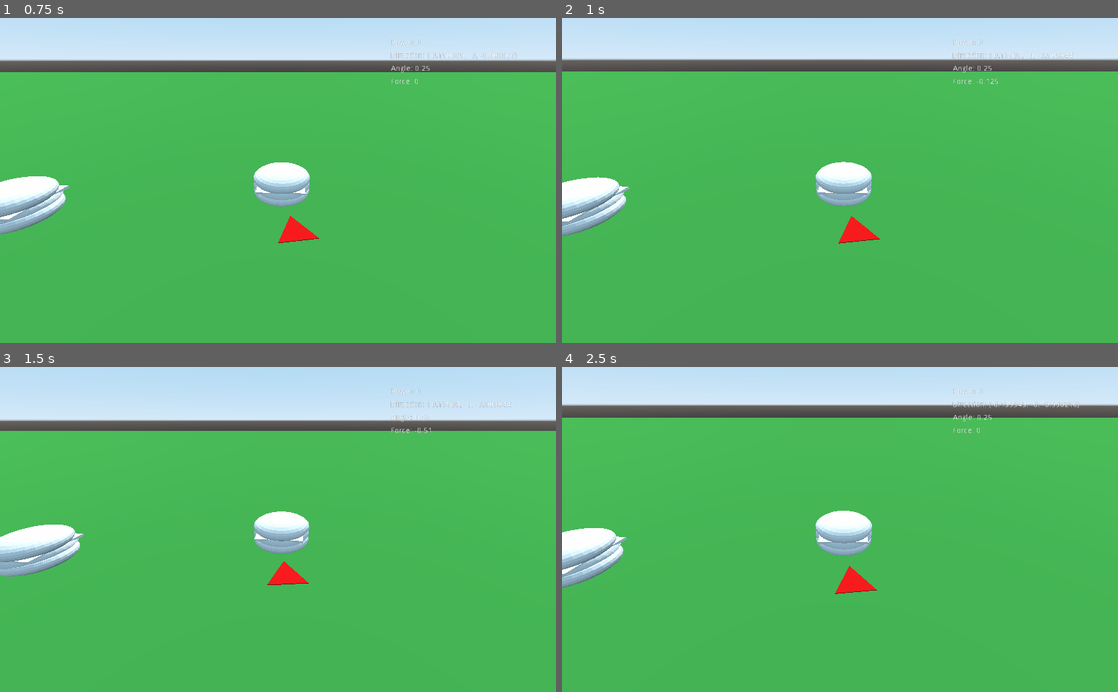
Above: before the commit, frames 1-4 (two rows, left to right).
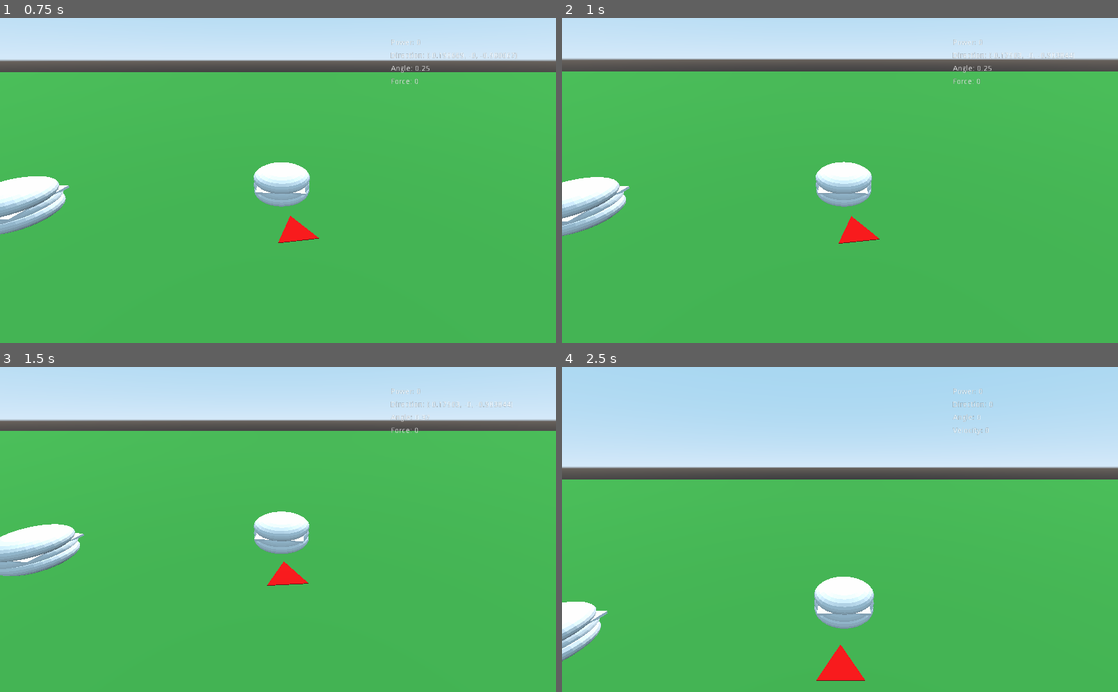
Above: after the commit, the same moments.

Repository: rowanburnett/burger-golf
Game: Godot game, scene res://Main.tscn
Two runs of this game, one before a commit and one after it. Both use one fixed random seed, a clock stepped at 60 frames per second and the inputs below.
Inputs (mouse positions are in pixels of both pictures, inside the frame that each line leads up to):
- Up to frame 1 (0.75 s): tap Enter (ui_accept) at 0.5 s; move the mouse to (400, 164) at 0.52 s; hold Right (RIGHT) from 0.53 s (still down); hold Space (hit_ball, bound only after the commit) from 0.53 s (still down)
- Up to frame 2 (1 s): keep holding Right (RIGHT); keep holding Space (hit_ball, bound only after the commit); tap Enter (ui_accept) at 0.77 s; click (962, 164) at 0.8 s
- Up to frame 3 (1.5 s): tap Enter (ui_accept) at 1.07 s; move the mouse to (166, 545) at 1.27 s; release Right (RIGHT) at 1.28 s; release Space (hit_ball, bound only after the commit) at 1.28 s; hold Down (DOWN) from 1.28 s (still down); click (166, 545) at 1.35 s
- Up to frame 4 (2.5 s): tap Enter (ui_accept) at 1.52, 1.55, 1.82 s; move the mouse to (895, 458) at 2.02 s; release Down (DOWN) at 2.03 s; hold Right (RIGHT) from 2.03 s (still down); hold Enter (ui_accept) from 2.03 s (still down); tap Space (hit_ball, bound only after the commit) at 2.3 s

Frame 1 is identical in both runs. In frame 2, 0.6% of the frame differs, in the area x 0-100%, y 12-70%; in frame 3, 0.2%; in frame 4, 36%, in the area x 0-100%, y 3-97%.

Commit message:
Add state manager, switch to power bar

Diff:
--- a/Burger Golf/Burger.gd
+++ b/Burger Golf/Burger.gd
@@ -34,3 +34,9 @@
 
 	else:
 		set_max_contacts_reported(0)
+
+
+
+func _on_StateManager_state_changed(new_state):
+	var is_aiming = new_state == StateManager.State.AIMING
+	arrow.visible = is_aiming
--- a/Burger Golf/Main.gd
+++ b/Burger Golf/Main.gd
@@ -1,4 +1,10 @@
 extends Node
+
+# Whether the power bar is going up or down currently
+enum PowerDirection {
+	INCREASING,
+	DECREASING
+}
 
 var power = 0
 var direction = 0
@@ -7,6 +13,9 @@
 var x_angle = 0.25
 var y_angle = 0.25
 
+var power_direction = PowerDirection.INCREASING
+
+onready var stateManager: StateManager = get_node("StateManager")
 onready var burger = get_node("Burger")
 onready var powerLabel = get_node("Control/PowerLabel")
 onready var directionLabel = get_node("Control/DirectionLabel")
@@ -14,21 +23,35 @@
 onready var camera = get_node("BurgerCamera")
 onready var velocityLabel = get_node("Control/VelocityLabel")
 onready var angleLabel = get_node("Control/AngleLabel")
+onready var power_bar = get_node("Control/PowerBar")
+
+func _ready():
+	stateManager.state = StateManager.State.AIMING
 
 func _process(delta):
+	if stateManager.state == StateManager.State.AIMING:
+		aiming(delta);
+	elif stateManager.state == StateManager.State.POWER:
+		power(delta);
+	elif stateManager.state == StateManager.State.WATCHING:
+		watching(delta);
+
+	powerLabel.text = "Power: %s" % power
+	directionLabel.text = "Direction: %s" % direction
+	angleLabel.text = "Angle: %s" % x_angle
+	velocityLabel.text = "Force: %s" % burger.forces[0]
+
+
+	if Input.is_action_pressed("ui_accept"):
+		get_tree().reload_current_scene()
+
+func aiming(delta):
 	if Input.is_action_pressed("LEFT"):
 		arrow.rotate_y(-0.02)
 	if Input.is_action_pressed("RIGHT"):
 		arrow.rotate_y(0.02)
 
 	direction = -arrow.get_global_transform().basis.z
-
-	if Input.is_action_pressed("hit_ball"):
-		if power > -100:
-			power -= 1
-	else:
-		if power < 0:
-			power += 1
 
 	if Input.is_action_pressed("UP"):
 		if y_angle <= 0.5:
@@ -39,15 +62,34 @@
 			x_angle += 0.01
 			y_angle -= 0.01
 
-	powerLabel.text = "Power: %s" % (power / -1)
-	directionLabel.text = "Direction: %s" % direction
-	angleLabel.text = "Angle: %s" % x_angle
-	velocityLabel.text = "Force: %s" % burger.forces[0]
+	if Input.is_action_just_pressed("hit_ball"):
+		stateManager.state = StateManager.State.POWER
 
-	if Input.is_action_just_released("hit_ball"):
-		x_force = (x_angle * power) / 2
-		y_force = ((y_angle * power) / -1) / 2
+func power(delta):
+	if Input.is_action_just_pressed("hit_ball"):
+		x_force = (x_angle * -power) / 2
+		y_force = ((y_angle * -power) / -1) / 2
 		burger.launch(x_force, y_force)
+		stateManager.state = StateManager.State.WATCHING
+		power_direction = PowerDirection.INCREASING
+		power = 0
 
-	if Input.is_action_pressed("ui_accept"):
-		get_tree().reload_current_scene()
+	if power_direction == PowerDirection.INCREASING:
+		power += 1
+		if power == 100:
+			power_direction = PowerDirection.DECREASING
+	else:
+		power -= 1
+		if power == 0:
+			power_direction = PowerDirection.INCREASING
+	power_bar.tell_power(power)
+
+
+func watching(delta):
+	# TODO idk if this method is robust to stuff like conveyer belts.
+	#   Also we should probably check it stays static a few frames I guess
+	#   It tends to detect it is not moving just before it does a bounce
+	var stationaryTolerance = 0.005;
+	var is_moving = burger.linear_velocity.length() > stationaryTolerance;
+	if not is_moving:
+		stateManager.state = StateManager.State.AIMING
--- a/Burger Golf/Main.tscn
+++ b/Burger Golf/Main.tscn
@@ -6,6 +6,8 @@
 [ext_resource path="res://Main.gd" type="Script" id=4]
 [ext_resource path="res://OnionRing.tscn" type="PackedScene" id=5]
 [ext_resource path="res://Ground.gd" type="Script" id=6]
+[ext_resource path="res://StateManager.gd" type="Script" id=7]
+[ext_resource path="res://PowerBar.gd" type="Script" id=8]
 
 [sub_resource type="PhysicsMaterial" id=6]
 friction = 0.5
@@ -69,6 +71,24 @@
 margin_bottom = 125.0
 text = "Velocity: 0"
 
+[node name="PowerBar" type="Control" parent="Control"]
+margin_right = 40.0
+margin_bottom = 40.0
+script = ExtResource( 8 )
+
+[node name="Background" type="ColorRect" parent="Control/PowerBar"]
+margin_left = 294.0
+margin_top = 483.0
+margin_right = 711.0
+margin_bottom = 523.0
+color = Color( 0, 0, 0, 1 )
+
+[node name="Foreground" type="ColorRect" parent="Control/PowerBar"]
+margin_left = 294.0
+margin_top = 483.0
+margin_right = 711.0
+margin_bottom = 523.0
+
 [node name="Ground" type="CSGBox" parent="."]
 transform = Transform( 1, 0, 0, 0, 1, 0, 0, 0, 1, 0, -2.83464, 0 )
 material_override = SubResource( 8 )
@@ -101,5 +121,15 @@
 [node name="OnionRing" parent="." instance=ExtResource( 5 )]
 transform = Transform( 0.0021642, -0.999998, 0, 0.999998, 0.0021642, 0, 0, 0, 1, 0, 2.70885, 0 )
 
+[node name="CSGBox" type="CSGBox" parent="."]
+transform = Transform( 0.822717, 0, 0, 0, 8.2741, 0, 0, 0, 1.95672, -22.7278, 8.32178, -15.3249 )
+use_collision = true
+height = 9.802
+depth = 12.1355
+
+[node name="StateManager" type="Node" parent="."]
+script = ExtResource( 7 )
+
 [connection signal="body_entered" from="Burger" to="Ground" method="_on_Burger_body_entered"]
 [connection signal="collision" from="Ground" to="Burger" method="_on_Ground_collision"]
+[connection signal="state_changed" from="StateManager" to="Burger" method="_on_StateManager_state_changed"]
--- /dev/null
+++ b/Burger Golf/PowerBar.gd
@@ -0,0 +1,29 @@
+extends Control
+
+
+onready var background = get_node("Background")
+onready var foreground = get_node("Foreground")
+onready var state = get_node("../../StateManager")
+
+
+# Declare member variables here. Examples:
+# var a = 2
+# var b = "text"
+
+
+# Called when the node enters the scene tree for the first time.
+func _ready():
+	state.connect("state_changed", self, "on_state_change")
+
+func tell_power(power):
+	foreground.rect_scale = Vector2(power / 100.0, 1)
+
+func on_state_change(state):
+	var is_power = state == StateManager.State.POWER
+	background.visible = is_power
+	foreground.visible = is_power
+
+
+# Called every frame. 'delta' is the elapsed time since the previous frame.
+#func _process(delta):
+#	pass
--- /dev/null
+++ b/Burger Golf/StateManager.gd
@@ -0,0 +1,44 @@
+extends Node
+
+# Remembers the current state of the game
+class_name StateManager
+
+enum State {
+	# Player is aiming
+	AIMING,
+	# Player is choosing their power
+	POWER,
+	# Player has no control while the burger moves
+	WATCHING
+}
+
+class Player:
+	var name: String
+
+	func _init(name:String):
+		self.name = name
+
+signal state_changed(new_state)
+
+
+# List of players in the current game
+var players = [Player.new("Rowan")]
+# index in 'players' of the active player
+var active_player = 0
+# What the active player is currently doing
+var state = State.AIMING setget state_changed
+
+func state_changed(new_state):
+	emit_signal("state_changed", new_state)
+	state = new_state
+
+
+
+# Called when the node enters the scene tree for the first time.
+func _ready():
+	pass # Replace with function body.
+
+
+# Called every frame. 'delta' is the elapsed time since the previous frame.
+#func _process(delta):
+#	pass
--- a/Burger Golf/project.godot
+++ b/Burger Golf/project.godot
@@ -8,6 +8,16 @@
 
 config_version=4
 
+_global_script_classes=[ {
+"base": "Node",
+"class": "StateManager",
+"language": "GDScript",
+"path": "res://StateManager.gd"
+} ]
+_global_script_class_icons={
+"StateManager": ""
+}
+
 [application]
 
 config/name="Burger Golf"
@@ -16,9 +26,16 @@
 
 [input]
 
+ui_accept={
+"deadzone": 0.5,
+"events": [ Object(InputEventKey,"resource_local_to_scene":false,"resource_name":"","device":0,"alt":false,"shift":false,"control":false,"meta":false,"command":false,"pressed":false,"scancode":16777221,"physical_scancode":0,"unicode":0,"echo":false,"script":null)
+, Object(InputEventKey,"resource_local_to_scene":false,"resource_name":"","device":0,"alt":false,"shift":false,"control":false,"meta":false,"command":false,"pressed":false,"scancode":16777222,"physical_scancode":0,"unicode":0,"echo":false,"script":null)
+, Object(InputEventJoypadButton,"resource_local_to_scene":false,"resource_name":"","device":0,"button_index":0,"pressure":0.0,"pressed":false,"script":null)
+ ]
+}
 hit_ball={
 "deadzone": 0.5,
-"events": [ Object(InputEventMouseButton,"resource_local_to_scene":false,"resource_name":"","device":0,"alt":false,"shift":false,"control":false,"meta":false,"command":false,"button_mask":0,"position":Vector2( 0, 0 ),"global_position":Vector2( 0, 0 ),"factor":1.0,"button_index":1,"pressed":false,"doubleclick":false,"script":null)
+"events": [ Object(InputEventKey,"resource_local_to_scene":false,"resource_name":"","device":0,"alt":false,"shift":false,"control":false,"meta":false,"command":false,"pressed":false,"scancode":32,"physical_scancode":0,"unicode":0,"echo":false,"script":null)
  ]
 }
 UP={
Not shown: 1 places in Burger Golf/Main.tscn that only renumber resources
Not shown, removed: Burger Golf/Burger.tscn.tmp
